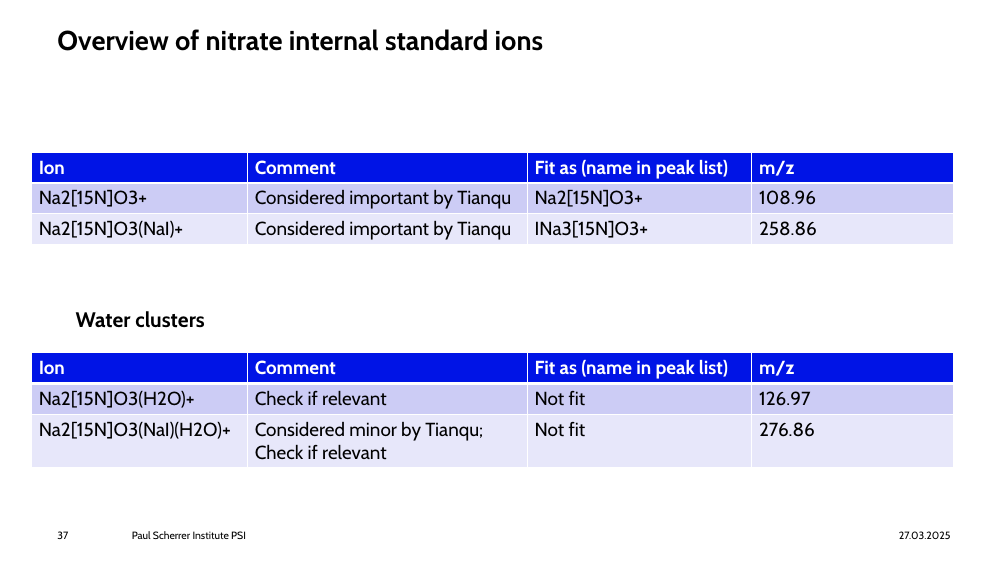
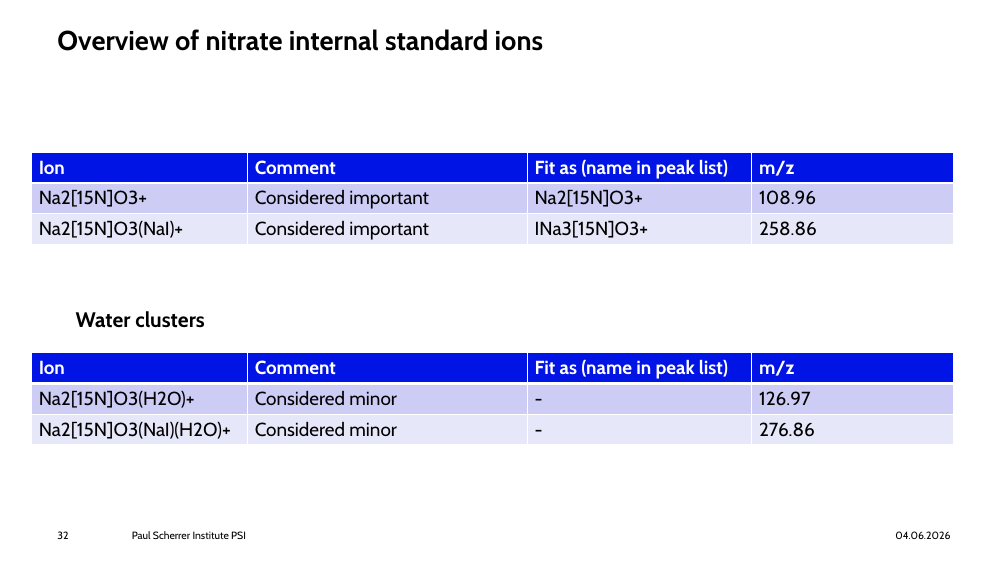
Before and after one commit to wengjul/offline-eesi-pipeline, a slide deck: slide 32 of workflow_overview_slides/2025_03_EESI data analysis pipeline_general overview.pptx (slide 37 before the commit). Drawn at 1008x567 pixels with LibreOffice and Linux fonts; fonts in the diff are those of the drawing; background and template pictures are left out. Boxes give left, top, right and bottom in pixels: in the first picture for what was removed or moved away, otherwise in the second. Text is boxed around its words. In the diff, an @@ line names an element or a change of style, - is before the commit and + after.

Commit message:
Polish pptx overview slides.

```diff
--- a/workflow_overview_slides/2025_03_EESI data analysis pipeline_general overview.pptx
+++ b/workflow_overview_slides/2025_03_EESI data analysis pipeline_general overview.pptx
@@ table at (31,152,954,244) @@
-row 2, column 2: Considered important by Tianqu
+row 2, column 2: Considered important
-row 3, column 2: Considered important by Tianqu
+row 3, column 2: Considered important
@@ table at (31,353,954,445) @@
-row 2, column 2: Check if relevant
+row 2, column 2: Considered minor
-row 2, column 3: Not fit
+row 2, column 3: -
-row 3, column 2: Considered minor by Tianqu; Check if relevant
+row 3, column 2: Considered minor
-row 3, column 3: Not fit
+row 3, column 3: -
@@ page number at (57,531,68,539): text changed @@
-37
+32
@@ text at (895,531,950,539): text changed @@
-27.03.2025
+04.06.2026
```
Also in this commit, not shown: 31 other slides changed, 9 slides removed, 1 other file.
